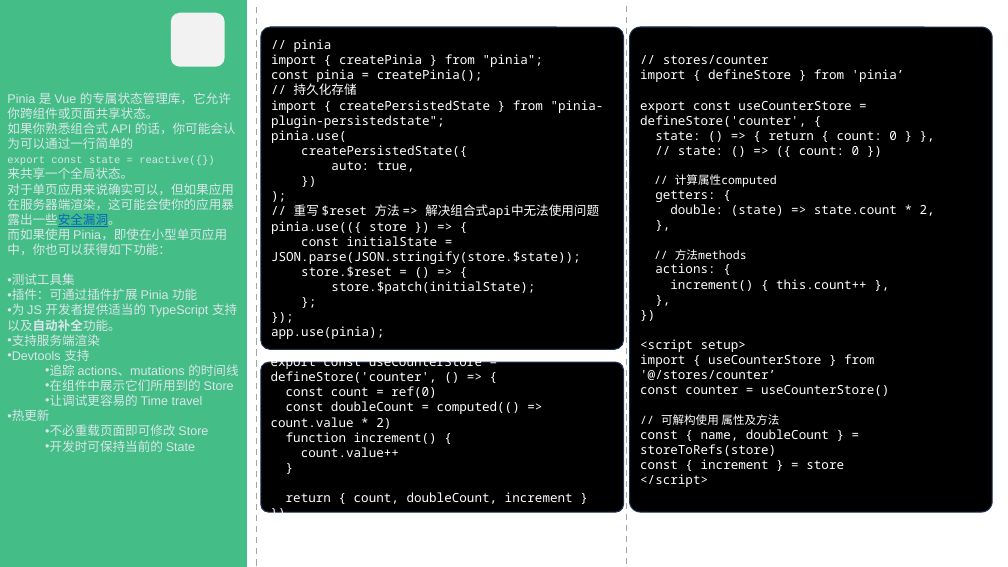
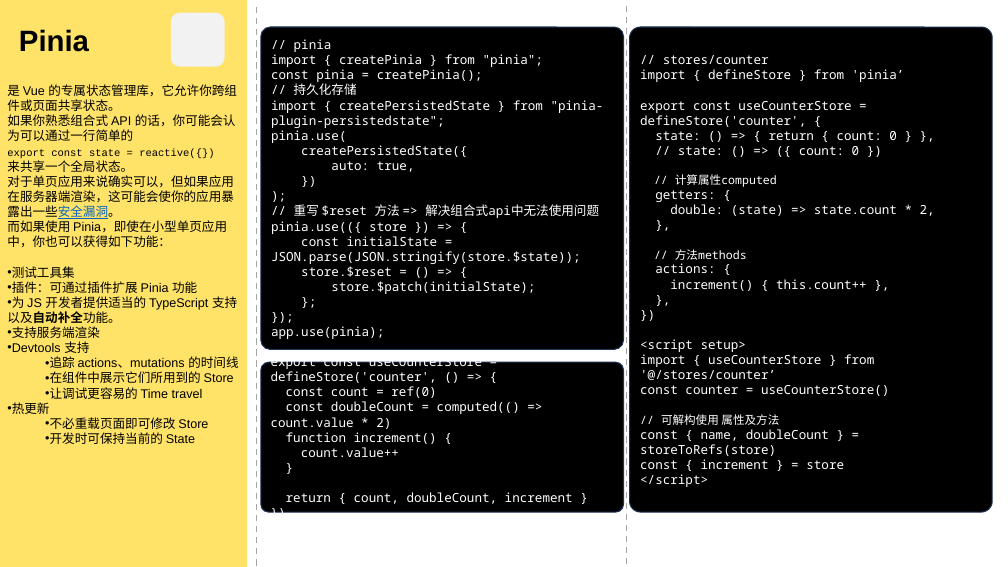
Before and after one commit to ColaLovingCat/vue_template, a slide deck: slide 2 of public/docs/StudyCards.pptx. Drawn at 1008x567 pixels with LibreOffice and Linux fonts; fonts in the diff are those of the drawing. Boxes give left, top, right and bottom in pixels: in the first picture for what was removed or moved away, otherwise in the second. Text is boxed around its words. In the diff, an @@ line names an element or a change of style, - is before the commit and + after.

```diff
--- a/public/docs/StudyCards.pptx
+++ b/public/docs/StudyCards.pptx
@@ rectangle at (0,0,247,567): fill #44BD86 to #FFE369 @@
@@ text added at (19,29,89,52), 28 pt, text #000000, bold @@
+Pinia
@@ text added at (7,84,238,444), 12 pt, text #000000 @@
+是 Vue 的专属状态管理库，它允许你跨组件或页面共享状态。
+如果你熟悉组合式 API 的话，你可能会认为可以通过一行简单的
+export const state = reactive({})
+来共享一个全局状态。
+对于单页应用来说确实可以，但如果应用在服务器端渲染，这可能会使你的应用暴露出一些安全漏洞。
+而如果使用 Pinia，即使在小型单页应用中，你也可以获得如下功能：
+• 测试工具集
+• 插件：可通过插件扩展 Pinia 功能
+• 为 JS 开发者提供适当的 TypeScript 支持以及自动补全功能。
+• 支持服务端渲染
+• Devtools 支持
+  • 追踪 actions、mutations 的时间线
+  • 在组件中展示它们所用到的 Store
+  • 让调试更容易的 Time travel
+• 热更新
+  • 不必重载页面即可修改 Store
+  • 开发时可保持当前的 State
@@ text in rectangle at (7,92,238,452): text removed @@
-Pinia 是 Vue 的专属状态管理库，它允许你跨组件或页面共享状态。
-如果你熟悉组合式 API 的话，你可能会认为可以通过一行简单的
-export const state = reactive({})
-来共享一个全局状态。
-对于单页应用来说确实可以，但如果应用在服务器端渲染，这可能会使你的应用暴露出一些安全漏洞。
-而如果使用 Pinia，即使在小型单页应用中，你也可以获得如下功能：
-• 测试工具集
-• 插件：可通过插件扩展 Pinia 功能
-• 为 JS 开发者提供适当的 TypeScript 支持以及自动补全功能。
-• 支持服务端渲染
-• Devtools 支持
-  • 追踪 actions、mutations 的时间线
-  • 在组件中展示它们所用到的 Store
-  • 让调试更容易的 Time travel
-• 热更新
-  • 不必重载页面即可修改 Store
-  • 开发时可保持当前的 State
```
Also in this commit, not shown: 2 other slides changed, 6 other files.
